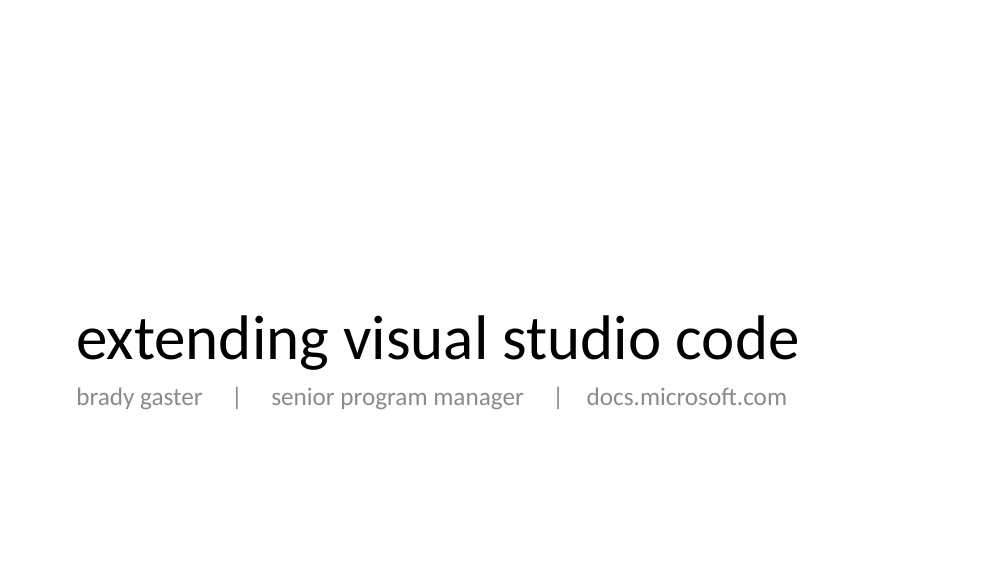
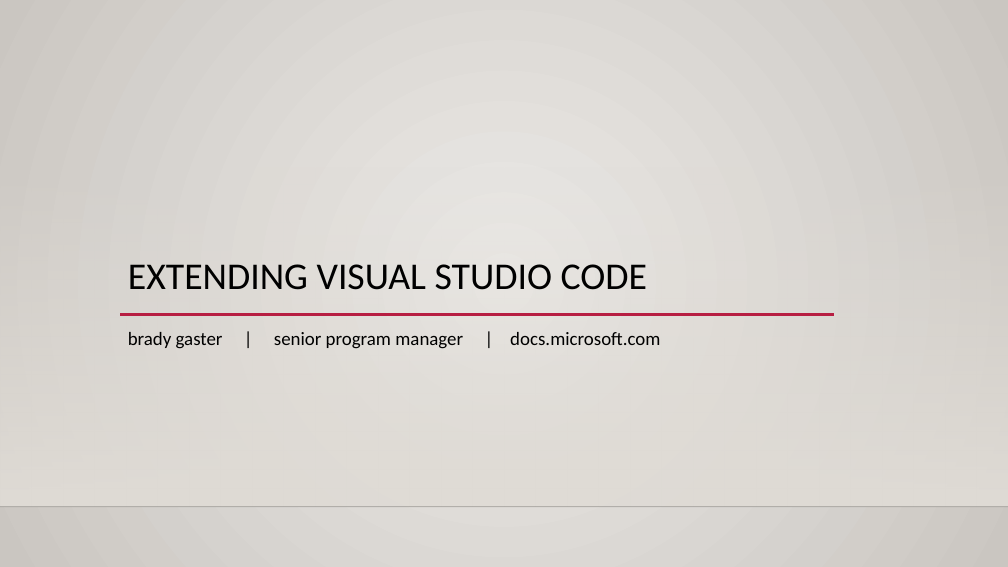
Before and after one commit to bradygaster-zz/extending-vscode-talk, a slide deck: slide 1 of extending-vs-code.pptx. Drawn at 1008x567 pixels with LibreOffice and Linux fonts; fonts in the diff are those of the drawing; background and template pictures are left out. Boxes give left, top, right and bottom in pixels: in the first picture for what was removed or moved away, otherwise in the second. Text is boxed around its words. In the diff, an @@ line names an element or a change of style, - is before the commit and + after.

```diff
--- a/extending-vs-code.pptx
+++ b/extending-vs-code.pptx
@@ background #FFFFFF to gradient #ECEAE7 to #CAC7C1 @@
@@ rectangle added at <box>0,167,1008,507</box>, fill gradient #DFDBD5 @@
@@ title at <box>128,264,648,290</box>: text changed; size 60 to 36 pt @@
-extending visual studio code
+EXTENDING VISUAL STUDIO CODE
@@ text "brady gaster | senior program ...": place and size @@
-text "brady gaster | senior program ..." at <box>76,387,787,409</box>
+text "brady gaster | senior program ..." at <box>128,332,660,349</box>
@@ text "brady gaster | senior program ..." at <box>128,332,660,349</box>: size 24 to 18 pt, text colour #8C8C8C to #000000; line spacing 0.9 to 1.2 @@
@@ line added from (120, 315) to (834, 315), #B71E42 2.5 pt @@
@@ line added from (0, 507) to (1008, 507), #000001 1 pt @@
```
Also in this commit, not shown: 26 other slides changed, 1 slide added, 4 slides removed, 2 other files.
